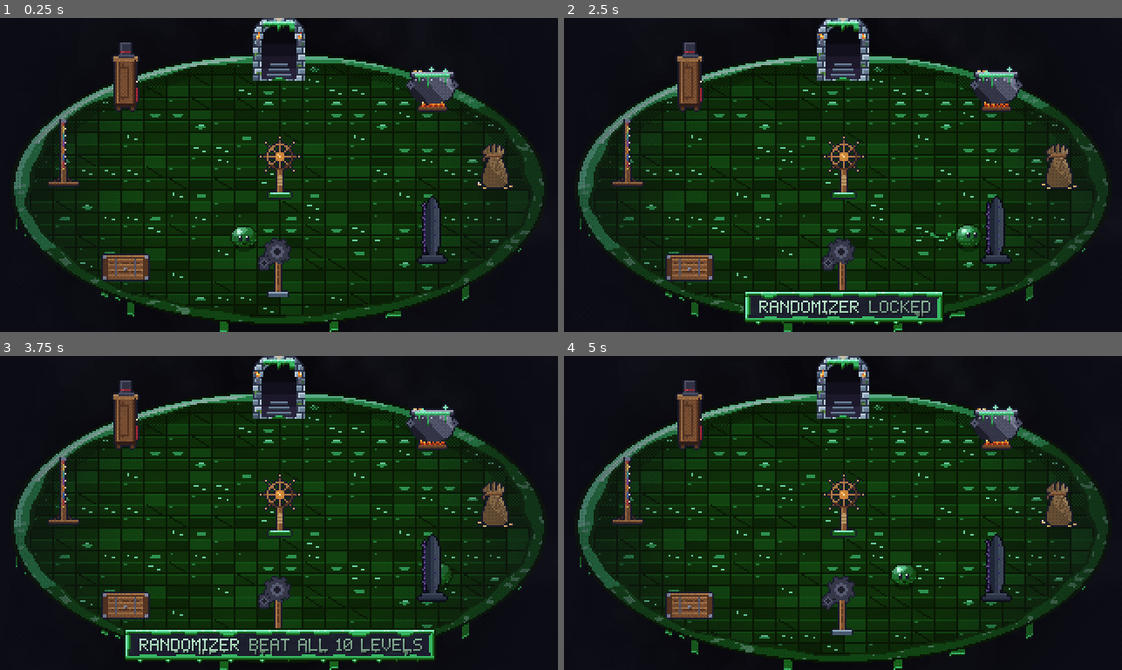
Above: before the commit, frames 1-4 (two rows, left to right).
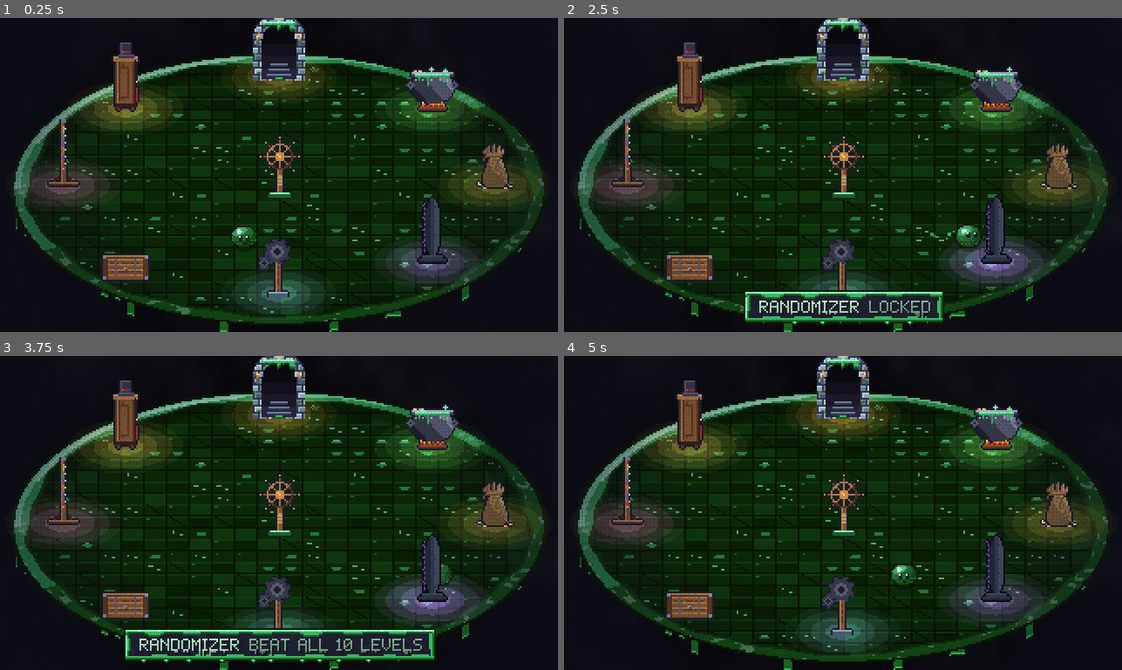
Above: after the commit, the same moments.

Repository: AveryBlue-GD/slime-time
Game: Godot game, scene res://scenes/hub.tscn
Two runs of this game, one before a commit and one after it. Both use one fixed random seed, a clock stepped at 60 frames per second and the inputs below. This scene is started directly instead of the project's main scene.
Inputs (mouse positions are in pixels of both pictures, inside the frame that each line leads up to):
- Up to frame 1 (0.25 s): no input
- Up to frame 2 (2.5 s): tap Enter at 0.5 s; move the mouse to (965, 159) at 0.52 s; hold D (move_right) 0.53-1.25 s; tap F (interact) at 0.6 s; click (965, 159) at 0.67 s; tap Space (jump) at 0.77, 1.07 s; drag from (731, 190) to (815, 237) at 1.27 s; move the mouse to (898, 105) at 2.02 s; hold D (move_right) from 2.03 s (still down); tap J at 2.1 s
- Up to frame 3 (3.75 s): release D (move_right) at 2.75 s; drag from (251, 575) to (111, 465) at 2.77 s; move the mouse to (446, 560) at 3.52 s; hold A (move_left) from 3.53 s (still down); tap F (interact) at 3.6 s
- Up to frame 4 (5 s): tap Space (jump) at 3.77, 4.07 s; release A (move_left) at 4.25 s; drag from (675, 465) to (759, 434) at 4.27 s

The runs differ from the first frame. In frame 1, 9.0% of the frame differs, in the area x 5-95%, y 13-95%; in frame 2, 8.6%; in frame 3, 8.9%; in frame 4, 9.5%.

Commit message:
Chalice glimmer when near; hub: darker floor and warm/cool light pools under stations
Co-Authored-By: Claude Sonnet 5.5 <noreply@anthropic.com>

Diff:
--- a/assets/shaders/hub_room.gdshader
+++ b/assets/shaders/hub_room.gdshader
@@ -164,7 +164,8 @@
 		col = mist(floor(px));  // outside the room (and its drips): fog
 	} else if (d <= 1.0) {
 		// Darker floor, a bit more toward the rim, so the stations pop.
-		col *= 0.8 - 0.12 * smoothstep(0.5, 1.0, d);
+		// The floor itself is darker still, so the light pools under the stations can show.
+		col *= (d <= inner ? 0.64 : 0.8) - 0.12 * smoothstep(0.5, 1.0, d);
 	}
 	COLOR = vec4(col, 1.0);
 }
--- a/scripts/fx.gd
+++ b/scripts/fx.gd
@@ -29,6 +29,15 @@
 	light.material = material
 	light.modulate = color
 	return light
+
+
+## A flat, oval pool of light (`size` px wide and deep) for the slanted hub floor: same banded
+## falloff as make_light, added on top of the floor.
+static func make_pool(size: Vector2i, color: Color) -> Sprite2D:
+	var pool := make_light(size.x, color)
+	var texture := pool.texture as GradientTexture2D
+	texture.height = size.y
+	return pool
 
 
 ## Goo droplets flicked off the slime while it glides (emitting is switched on/off by the slime).
--- a/scripts/game.gd
+++ b/scripts/game.gd
@@ -24,6 +24,11 @@
 ## How much darker revealed walls are than the floor beside them (0-1 of the remaining light).
 const WALL_FOG_ALPHA := 0.3
 const CHALICE_REVEAL_DISTANCE := 24.0
+## Close to a chalice you haven't seen yet (a few tiles), a gold twinkle shows through the fog
+## every CHALICE_GLIMMER_GAP seconds: the goal is near. Gameplay-neutral: it is within 4 tiles.
+const CHALICE_GLIMMER_REACH := 64.0
+const CHALICE_GLIMMER_GAP := 1.4
+const CHALICE_GLIMMER_COLOR := Color(1.0, 0.82, 0.4)
 const END_DELAY := 2.0
 const WIN_FINAL_DELAY := 5.0
 const JUMP_COST_FACTOR := 0.5
@@ -143,6 +148,7 @@
 ## How near a hidden coin must be to glimmer (px; GLIMMER_REACH, tests widen it).
 var glimmer_reach := GLIMMER_REACH
 var _next_glimmer := 0.0
+var _chalice_glimmer_left := 0.0
 var _glimmer_from := Vector2.ZERO
 ## Seconds since the maze started; the fog's clock.
 var elapsed := 0.0
@@ -323,6 +329,11 @@
 	_count_glimmer_travel(pos)
 	if not chalice.visible and pos.distance_to(chalice.position) <= CHALICE_REVEAL_DISTANCE:
 		chalice.visible = true
+	elif not chalice.visible and pos.distance_to(chalice.position) <= CHALICE_GLIMMER_REACH:
+		_chalice_glimmer_left -= delta
+		if _chalice_glimmer_left <= 0.0:
+			_chalice_glimmer_left = CHALICE_GLIMMER_GAP
+			_spawn_chalice_glimmer()
 	hud.set_slime(slime_remaining)
 	_low_slime_warning(delta)
 	if slime_remaining <= 0.0 and not slime.is_airborne():
@@ -464,6 +475,16 @@
 	glimmer.position = coin.position.round()
 	glimmer.color = Coin.GLOW[maxi(Themes.BY_LEVEL.find(theme), 0) % Coin.GLOW.size()].lightened(0.35)
 	glimmer.z_index = fog_sprite.z_index + 1  # seen through the fog
+	glimmer.add_to_group("glimmer")
+	add_child(glimmer)
+
+
+## A gold twinkle on the (still hidden) chalice.
+func _spawn_chalice_glimmer() -> void:
+	var glimmer := Glimmer.new()
+	glimmer.position = (chalice.position + Vector2(randi_range(-3, 3), randi_range(-5, 1))).round()
+	glimmer.color = CHALICE_GLIMMER_COLOR
+	glimmer.z_index = fog_sprite.z_index + 1
 	glimmer.add_to_group("glimmer")
 	add_child(glimmer)
 
--- a/scripts/hub.gd
+++ b/scripts/hub.gd
@@ -44,6 +44,19 @@
 const TURN_TIME := 0.55
 const START := CENTER + Vector2(-20, 27)  # clear of the wheel and the station straight ahead
 const ART := "res://assets/sprites/hub/"
+## Warm (or cool) pools of light on the floor under each station: id -> color (alpha = strength).
+## The door's torches and the cauldron flicker. Skipped for the flat hatch.
+const POOLS := {
+	"story": Color(1.0, 0.62, 0.25, 0.48),
+	"upgrades": Color(0.55, 1.0, 0.45, 0.45),
+	"coins": Color(1.0, 0.82, 0.3, 0.42),
+	"random": Color(0.7, 0.45, 1.0, 0.48),
+	"settings": Color(0.55, 0.8, 1.0, 0.35),
+	"wheel": Color(1.0, 0.55, 0.8, 0.42),
+	"wardrobe": Color(1.0, 0.78, 0.35, 0.42),
+}
+const POOL_SIZE := Vector2i(68, 32)
+const FLICKER := ["story", "upgrades"]
 const FPS := 6.0
 const PROMPT_Y := 156.0
 ## Where the coin bag's board sits on screen.
@@ -181,6 +194,11 @@
 func _add_station(id: String, title: String, art: String, size: Vector2i, frames: int, flat := false) -> void:
 	var sprite := _make_sprite(art, size)
 	sprite.material = _skin_material()  # its goo in your skin
+	var pool: Sprite2D = null
+	if POOLS.has(id):
+		pool = Fx.make_pool(POOL_SIZE, POOLS[id])
+		pool.z_index = -1
+		add_child(pool)
 	if flat:  # lies on the floor, under everything
 		sprite.z_index = -1
 		sprite.offset = Vector2(-size.x / 2, -size.y / 2)
@@ -194,7 +212,7 @@
 		copy.next = randf_range(1.0, copy.every.y)  # each starts at its own moment
 		anims.append(copy)
 	stations.append({id = id, name = title, sprite = sprite, body = body, size = size, frames = frames,
-		anims = anims, frame = 0, seq = [], seq_t = 0.0,
+		anims = anims, frame = 0, seq = [], seq_t = 0.0, pool = pool,
 		flat = flat, view = View.FRONT, flipped = false})
 
 
@@ -466,6 +484,11 @@
 		if station.frames > 1:
 			_set_frame(station, _frame_of(station))
 		var lit: bool = station == near
+		if station.pool:
+			var flicker := 1.0
+			if station.id in FLICKER and not Progress.reduce_motion:
+				flicker = 0.88 + 0.08 * sin(_time * 7.3 + station.sprite.position.x) + 0.04 * sin(_time * 17.0)
+			station.pool.modulate.a = POOLS[station.id].a * flicker * (1.4 if lit else 1.0)
 		if station.id != "random" or Progress.is_randomizer_unlocked():
 			station.sprite.self_modulate = Color(1.25, 1.25, 1.25) if lit else Color.WHITE
 	rotor.region_rect.position.x = (int(_turn_t * 12.0) % 4 if turning else 0) * 26
@@ -501,6 +524,8 @@
 		var a := -PI / 2.0 + turn + i * step
 		var base := CENTER + Vector2(cos(a) * RING.x, sin(a) * RING.y)
 		station.sprite.position = base.round()
+		if station.pool:
+			station.pool.position = (base + Vector2(0, -2)).round()
 		if station.body:
 			station.body.position = base + Vector2(0, -2)
 		var deg := rad_to_deg(wrapf(a, -PI, PI))
--- a/tests/test_polish.gd
+++ b/tests/test_polish.gd
@@ -53,6 +53,31 @@
 	calm.queue_free()
 	await _frames(2)
 
+	# --- a gold twinkle shows over the hidden chalice once the slime is a few tiles away
+	var close: Node2D = MAIN.instantiate()
+	close.level = 1
+	root.add_child(close)
+	await _frames(5)
+	var slime: Node2D = close.get_node("Slime")
+	_check(get_nodes_in_group("glimmer").is_empty(), "no glimmers at the start")
+	slime.position = close.chalice.position + Vector2(40, 0)
+	close.chalice.visible = false
+	await _frames(20)
+	_check(not get_nodes_in_group("glimmer").is_empty(), "the chalice glimmers when the slime is near")
+	close.queue_free()
+	await _frames(2)
+
+	# --- the hub: light pools under the stations
+	var hub: Node2D = load("res://scenes/hub.tscn").instantiate()
+	root.add_child(hub)
+	await _frames(5)
+	for station: Dictionary in hub.stations:
+		_check((station.pool != null) == hub.POOLS.has(station.id), "station %s has a light pool iff it is listed" % station.id)
+		if station.pool:
+			_check(station.pool.position.distance_to(station.sprite.position) < 4.0, "the %s pool lies under its station" % station.id)
+	hub.queue_free()
+	await _frames(2)
+
 	print("RESULT: ", "PASS" if failures == 0 else "FAIL")
 	quit(failures)
 
Not shown, added: assets/shaders/trail.gdshader.uid
Binary file added: docs/polish-shots/phase2_hub_after.png
